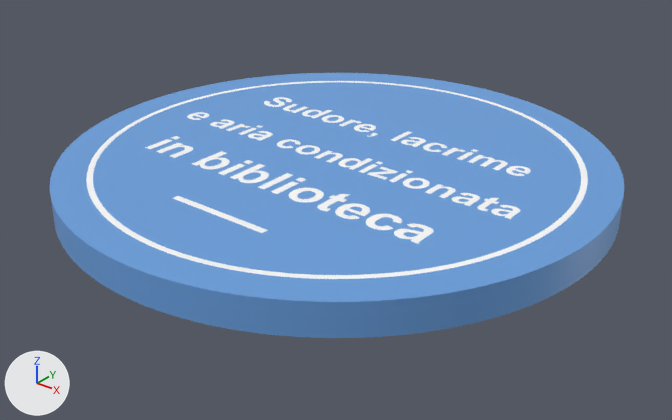
Two versions of the glTF model public/products/sottobicchiere-sudore-e-biblioteca.glb, one commit apart.
Camera for both pictures: a 50 mm camera at (0.0681, -0.0853, 0.0493) aimed at (0.0012, -0.0018, -0.0024). Every picture has the same lights, and +X, +Y and +Z are marked at lower left. The picture after the commit comes second. Where no turn or scale is listed for an object, it has been applied to the vertices. Vertices at exactly the same position are counted once.

Objects in the first picture: 'coaster_base', 'coaster_ink'.
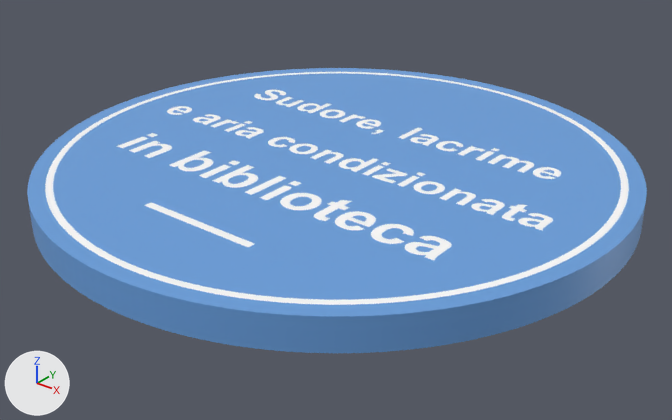
Pixel boxes [x1, y1, x2, y2] of what changed, in the pictures (672 x 420 px):
```json
{"object": "coaster_base", "change": "reshaped", "before": [50, 73, 624, 338], "after": [27, 68, 647, 353], "on screen": "8% wider, 8% taller"}
{"object": "coaster_ink", "change": "rescaled", "before": [86, 81, 588, 279], "after": [45, 72, 629, 305], "on screen": "16% wider, 18% taller"}
```

The change, as JSON lines over the scene's bpy script:
```json
{"block": "me_coaster_base", "where": "# used by ob_coaster_base; location = (0.0, 0.0, 0.0)"}
{"op": "remove", "block": "me_coaster_base", "code": "me_coaster_base.from_pydata(...)  # 6742 vertices, 13480 faces; spans x -0.035..0.035, y -0.035..0.035, z 0.0..0.004"}
{"op": "add", "block": "me_coaster_base", "code": "me_coaster_base.from_pydata(...)  # 6742 vertices, 13480 faces; spans x -0.0375..0.0375, y -0.0375..0.0375, z 0.0..0.004"}
{"block": "me_coaster_base", "change": "me_coaster_base part 1: 6724 of 6742 vertices moved; they spanned x -0.035..0.035, y -0.035..0.035, z 0.0..0.004 and now span x -0.0375..0.0375, y -0.0375..0.0375, z 0.0..0.004; mean shift (0.0002, 0.0001, 0.0); largest move (-0.035, 0.0, 0.004) -> (-0.0318, -0.0157, 0.004)"}
{"block": "me_coaster_ink", "where": "# used by ob_coaster_ink; location = (0.0, 0.0, 0.0)"}
{"op": "remove", "block": "me_coaster_ink", "code": "me_coaster_ink.from_pydata(...)  # 6422 vertices, 12712 faces; spans x -0.0308..0.0308, y -0.0308..0.0308, z 0.0034..0.004"}
{"op": "add", "block": "me_coaster_ink", "code": "me_coaster_ink.from_pydata(...)  # 6422 vertices, 12712 faces; spans x -0.0355..0.0355, y -0.0355..0.0355, z 0.0034..0.004"}
{"block": "me_coaster_ink", "change": "me_coaster_ink part 2: the whole mesh is scaled about its middle by (1.15, 1.15, 1)"}
```
